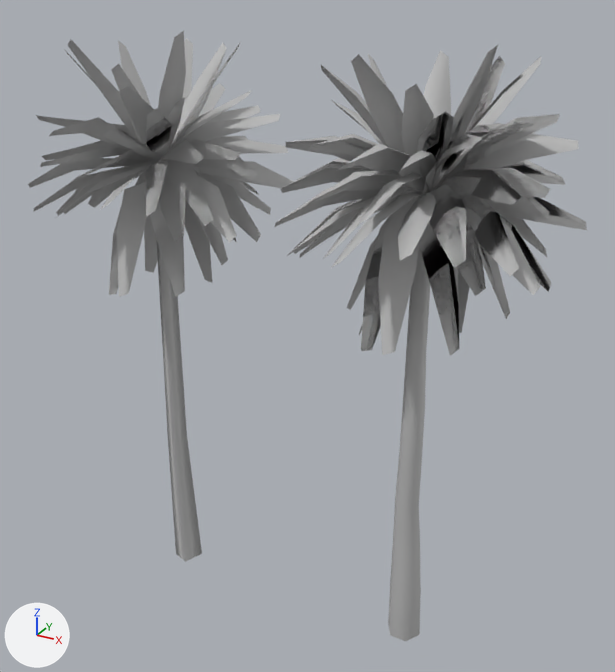
The FBX model VRPO/Assets/Resources/3D Joseph/LOD Models/Palm Tree LOD-L.fbx: old version first, new version second.
Rendered twice from a 50 mm camera at (16.14, -4.76, 14.03) aimed at (7.97, 10.1, 6.6). Lighting does not change. The marker at lower left points along +X, +Y and +Z. Where no turn or scale is listed for an object, it has been applied to the vertices.

The first picture shows 'Palm_Tree', 'Palm_Tree1'.
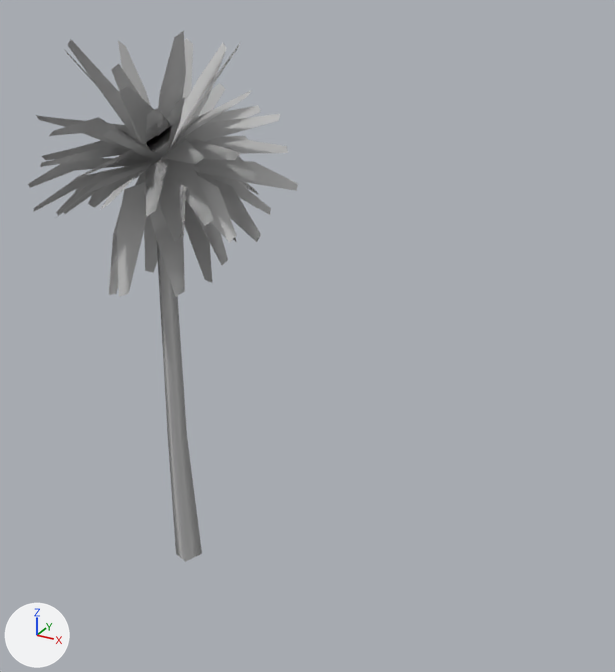
Location of each change, (x1, y1, x2, y2) in pixels of the pictures (615 x 672 px):
'Palm_Tree', deleted
    before: (275, 45, 587, 641)

What the commit changed:
Object 'Palm_Tree' (ob_palm_tree) is deleted.
